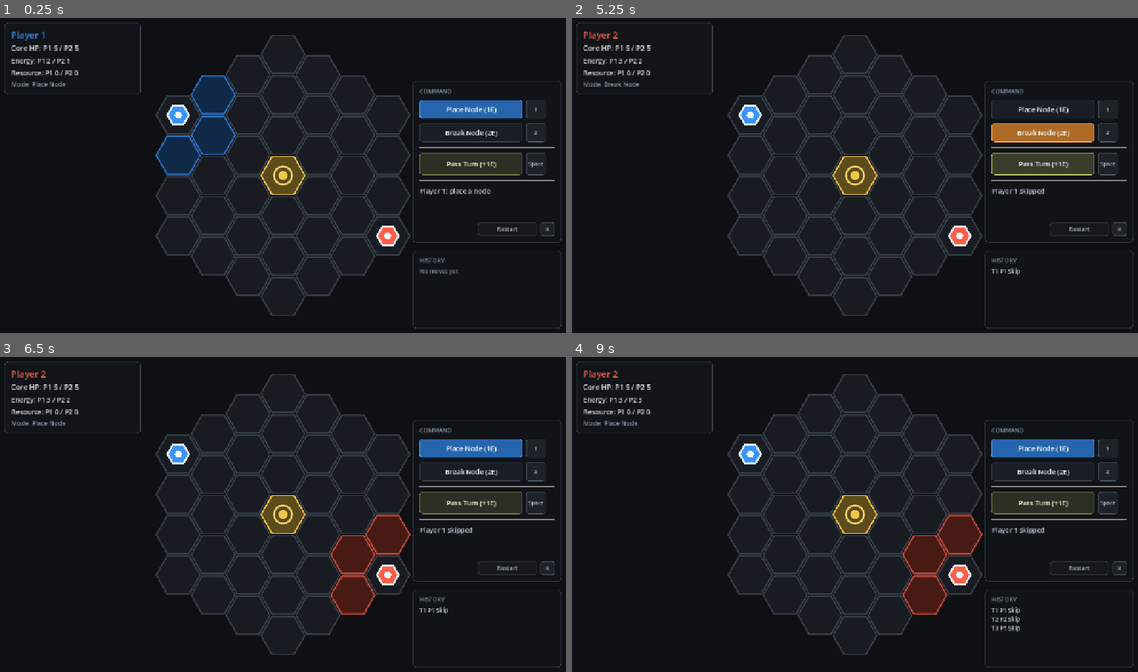
Above: before the commit, frames 1-4 (two rows, left to right).
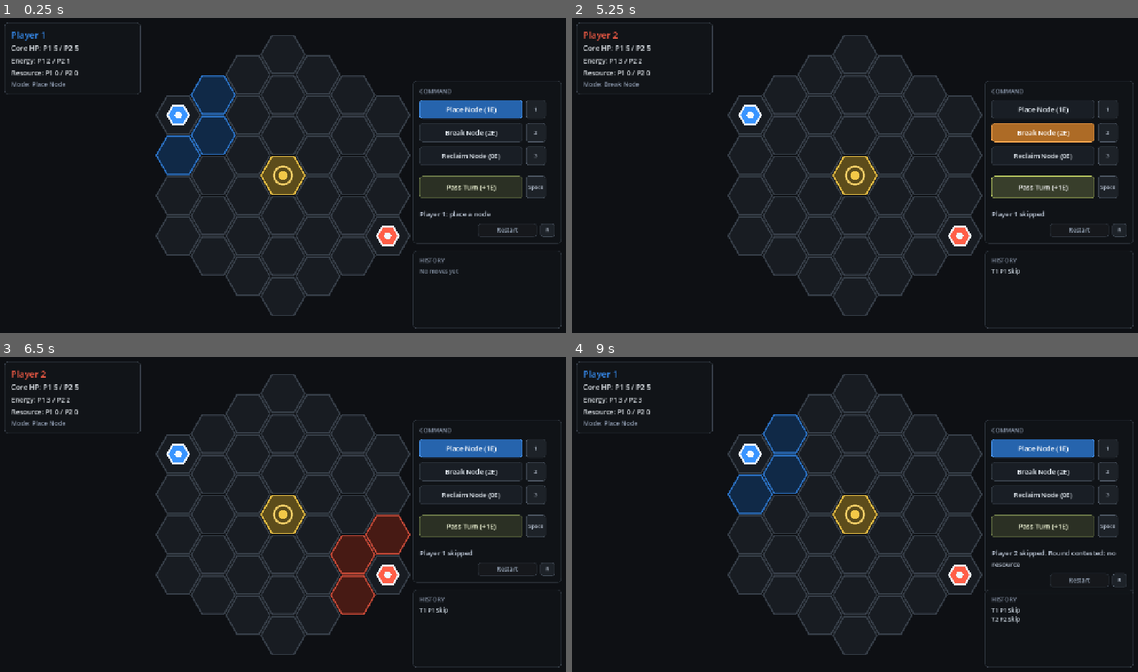
Above: after the commit, the same moments.

Repository: skulhex/hollow-grid
Game: Godot game, scene res://main.tscn
Two runs of this game, one before a commit and one after it. Both use one fixed random seed, a clock stepped at 60 frames per second and the inputs below.
Inputs (mouse positions are in pixels of both pictures, inside the frame that each line leads up to):
- Up to frame 1 (0.25 s): no input
- Up to frame 2 (5.25 s): click (1041, 156) at 0.5 s, where only the run after the commit has a clickable "Reclaim Node (0E)"; click "Restart" at 1.25 s; click "Restart" at 2 s; click "Restart" at 2.75 s; click "Place Node (1E)" at 3.5 s; click "Break Node (2E)" at 4.25 s; click "Pass Turn (+1E)" at 5 s
- Up to frame 3 (6.5 s): click "Place Node (1E)" at 5.75 s
- Up to frame 4 (9 s): click "Break Node (2E)" at 6.5 s; click "Pass Turn (+1E)" at 7.25 s; click (1041, 495) at 8 s, where only the run after the commit has a clickable "Reclaim Node (0E)"; click "Place Node (1E)" at 8.75 s

The runs differ from the first frame. In frame 1, 2.8% of the frame differs, in the area x 72-100%, y 40-72%; in frame 2, 3.2%; in frame 3, 2.8%; in frame 4, 7.7%, in the area x 2-100%, y 4-88%.

Commit message:
Add reclaim node action

Diff:
--- a/game/main.tscn
+++ b/game/main.tscn
@@ -124,6 +124,24 @@
 horizontal_alignment = 1
 vertical_alignment = 1
 
+[node name="ReclaimRow" type="HBoxContainer" parent="HUD/Root/CommandPanel/CommandMargin/CommandVBox"]
+layout_mode = 2
+theme_override_constants/separation = 8
+
+[node name="ReclaimButton" type="Button" parent="HUD/Root/CommandPanel/CommandMargin/CommandVBox/ReclaimRow"]
+custom_minimum_size = Vector2(230, 42)
+layout_mode = 2
+focus_mode = 0
+toggle_mode = true
+text = "Reclaim Node (0E)"
+
+[node name="ReclaimKeyLabel" type="Label" parent="HUD/Root/CommandPanel/CommandMargin/CommandVBox/ReclaimRow"]
+custom_minimum_size = Vector2(44, 42)
+layout_mode = 2
+text = "3"
+horizontal_alignment = 1
+vertical_alignment = 1
+
 [node name="CommandSeparator" type="HSeparator" parent="HUD/Root/CommandPanel/CommandMargin/CommandVBox"]
 layout_mode = 2
 
--- a/game/scripts/board_view.gd
+++ b/game/scripts/board_view.gd
@@ -169,6 +169,9 @@
 	if selected_action_type == GameAction.TYPE_BREAK_NODE:
 		return Color(1.0, 0.62, 0.22)
 
+	if selected_action_type == GameAction.TYPE_RECLAIM_NODE:
+		return Color(0.48, 0.78, 0.38)
+
 	return GameDefs.player_color(match_state.current_player)
 
 
--- a/game/scripts/game_action.gd
+++ b/game/scripts/game_action.gd
@@ -3,6 +3,7 @@
 
 const TYPE_PLACE_NODE := "place_node"
 const TYPE_BREAK_NODE := "break_node"
+const TYPE_RECLAIM_NODE := "reclaim_node"
 const TYPE_SKIP := "skip"
 
 const KEY_TYPE := "type"
@@ -31,6 +32,10 @@
 
 static func break_node(action_player: String, action_cell: Vector2i) -> GameAction:
 	return GameAction.new(TYPE_BREAK_NODE, action_player, action_cell, true)
+
+
+static func reclaim_node(action_player: String, action_cell: Vector2i) -> GameAction:
+	return GameAction.new(TYPE_RECLAIM_NODE, action_player, action_cell, true)
 
 
 static func skip(action_player: String) -> GameAction:
@@ -81,7 +86,7 @@
 	if action_type == TYPE_SKIP:
 		return not has_cell
 
-	return action_type in [TYPE_PLACE_NODE, TYPE_BREAK_NODE] and has_cell
+	return action_type in [TYPE_PLACE_NODE, TYPE_BREAK_NODE, TYPE_RECLAIM_NODE] and has_cell
 
 
 static func _parse_cell(raw_cell: Variant) -> Vector2i:
--- a/game/scripts/hud.gd
+++ b/game/scripts/hud.gd
@@ -17,6 +17,7 @@
 @onready var history_title: Label = $Root/HistoryPanel/HistoryMargin/HistoryVBox/HistoryTitle
 @onready var place_button: Button = $Root/CommandPanel/CommandMargin/CommandVBox/PlaceRow/PlaceButton
 @onready var break_button: Button = $Root/CommandPanel/CommandMargin/CommandVBox/BreakRow/BreakButton
+@onready var reclaim_button: Button = $Root/CommandPanel/CommandMargin/CommandVBox/ReclaimRow/ReclaimButton
 @onready var skip_button: Button = $Root/CommandPanel/CommandMargin/CommandVBox/SkipRow/SkipButton
 @onready var restart_button: Button = $Root/CommandPanel/CommandMargin/CommandVBox/UtilityRow/RestartButton
 @onready var status_label: Label = $Root/CommandPanel/CommandMargin/CommandVBox/StatusLabel
@@ -34,6 +35,7 @@
 @onready var key_labels: Array[Label] = [
 	$Root/CommandPanel/CommandMargin/CommandVBox/PlaceRow/PlaceKeyLabel,
 	$Root/CommandPanel/CommandMargin/CommandVBox/BreakRow/BreakKeyLabel,
+	$Root/CommandPanel/CommandMargin/CommandVBox/ReclaimRow/ReclaimKeyLabel,
 	$Root/CommandPanel/CommandMargin/CommandVBox/SkipRow/SkipKeyLabel,
 	$Root/CommandPanel/CommandMargin/CommandVBox/UtilityRow/RestartKeyLabel,
 ]
@@ -44,6 +46,7 @@
 	_apply_button_text()
 	place_button.pressed.connect(_on_place_pressed)
 	break_button.pressed.connect(_on_break_pressed)
+	reclaim_button.pressed.connect(_on_reclaim_pressed)
 	skip_button.pressed.connect(_on_skip_pressed)
 	restart_button.pressed.connect(_on_restart_pressed)
 
@@ -69,6 +72,7 @@
 
 	place_button.button_pressed = selected_action_type == GameAction.TYPE_PLACE_NODE
 	break_button.button_pressed = selected_action_type == GameAction.TYPE_BREAK_NODE
+	reclaim_button.button_pressed = selected_action_type == GameAction.TYPE_RECLAIM_NODE
 
 	if match_state.finished:
 		status_label.add_theme_color_override("font_color", Color(1.0, 0.78, 0.28))
@@ -107,6 +111,7 @@
 
 	_style_action_button(place_button, Color(0.22, 0.58, 1.0))
 	_style_action_button(break_button, Color(1.0, 0.62, 0.22))
+	_style_action_button(reclaim_button, Color(0.48, 0.78, 0.38))
 	_style_skip_button(skip_button)
 	_style_utility_button(restart_button)
 
@@ -192,6 +197,7 @@
 func _apply_button_text() -> void:
 	place_button.text = "Place Node (%dE)" % MatchState.PLACE_NODE_COST
 	break_button.text = "Break Node (%dE)" % MatchState.BREAK_NODE_COST
+	reclaim_button.text = "Reclaim Node (%dE)" % MatchState.RECLAIM_NODE_COST
 	skip_button.text = "Pass Turn (+%dE)" % MatchState.SKIP_ENERGY_GAIN
 
 
@@ -231,6 +237,8 @@
 			return "Place"
 		GameAction.TYPE_BREAK_NODE:
 			return "Break"
+		GameAction.TYPE_RECLAIM_NODE:
+			return "Reclaim"
 		GameAction.TYPE_SKIP:
 			return "Skip"
 		_:
@@ -253,6 +261,10 @@
 
 func _on_break_pressed() -> void:
 	action_selected.emit(GameAction.TYPE_BREAK_NODE)
+
+
+func _on_reclaim_pressed() -> void:
+	action_selected.emit(GameAction.TYPE_RECLAIM_NODE)
 
 
 func _on_skip_pressed() -> void:
@@ -269,5 +281,7 @@
 			return "Place Node"
 		GameAction.TYPE_BREAK_NODE:
 			return "Break Node"
+		GameAction.TYPE_RECLAIM_NODE:
+			return "Reclaim Node"
 		_:
 			return action_type
--- a/game/scripts/main.gd
+++ b/game/scripts/main.gd
@@ -63,6 +63,8 @@
 			_select_action(GameAction.TYPE_PLACE_NODE)
 		KEY_2:
 			_select_action(GameAction.TYPE_BREAK_NODE)
+		KEY_3:
+			_select_action(GameAction.TYPE_RECLAIM_NODE)
 		KEY_SPACE:
 			_skip_turn()
 		KEY_R:
@@ -87,6 +89,8 @@
 			return _submit_action(GameAction.place_node(match_state.current_player, cell))
 		GameAction.TYPE_BREAK_NODE:
 			return _submit_action(GameAction.break_node(match_state.current_player, cell))
+		GameAction.TYPE_RECLAIM_NODE:
+			return _submit_action(GameAction.reclaim_node(match_state.current_player, cell))
 		_:
 			return {
 				"ok": false,
@@ -101,7 +105,7 @@
 
 
 func _select_action(action_type: String) -> void:
-	if action_type != GameAction.TYPE_PLACE_NODE and action_type != GameAction.TYPE_BREAK_NODE:
+	if action_type != GameAction.TYPE_PLACE_NODE and action_type != GameAction.TYPE_BREAK_NODE and action_type != GameAction.TYPE_RECLAIM_NODE:
 		return
 
 	selected_action_type = action_type
@@ -145,5 +149,7 @@
 			return "Place"
 		GameAction.TYPE_BREAK_NODE:
 			return "Break"
+		GameAction.TYPE_RECLAIM_NODE:
+			return "Reclaim"
 		_:
 			return action_type
--- a/game/scripts/match_state.gd
+++ b/game/scripts/match_state.gd
@@ -16,6 +16,7 @@
 const CORE_DAMAGE_PER_RESOLVE := 1
 const PLACE_NODE_COST := 1
 const BREAK_NODE_COST := 2
+const RECLAIM_NODE_COST := 0
 const SKIP_COST := 0
 
 var board_radius: int
@@ -93,6 +94,8 @@
 			return _apply_place_node(action)
 		GameAction.TYPE_BREAK_NODE:
 			return _apply_break_node(action)
+		GameAction.TYPE_RECLAIM_NODE:
+			return _apply_reclaim_node(action)
 		GameAction.TYPE_SKIP:
 			return _apply_skip(action)
 		_:
@@ -108,6 +111,10 @@
 	return apply_action(GameAction.break_node(current_player, cell))
 
 
+func reclaim_node(cell: Vector2i) -> Dictionary:
+	return apply_action(GameAction.reclaim_node(current_player, cell))
+
+
 func skip_turn() -> Dictionary:
 	return apply_action(GameAction.skip(current_player))
 
@@ -144,6 +151,24 @@
 		return false
 
 	return has_active_neighbor(current_player, cell)
+
+
+func can_reclaim_node(cell: Vector2i) -> bool:
+	if not contains_cell(cell):
+		return false
+
+	var object := get_object(cell)
+
+	if object.is_empty():
+		return false
+
+	if object.get("type") != OBJECT_NODE:
+		return false
+
+	if object.get("owner") != current_player:
+		return false
+
+	return object.get("disabled", false)
 
 
 func can_target_action(action_type: String, cell: Vector2i) -> bool:
@@ -162,6 +187,8 @@
 			return can_place_node(cell)
 		GameAction.TYPE_BREAK_NODE:
 			return can_break_node(cell)
+		GameAction.TYPE_RECLAIM_NODE:
+			return can_reclaim_node(cell)
 		_:
 			return false
 
@@ -176,6 +203,8 @@
 			return PLACE_NODE_COST
 		GameAction.TYPE_BREAK_NODE:
 			return BREAK_NODE_COST
+		GameAction.TYPE_RECLAIM_NODE:
+			return RECLAIM_NODE_COST
 		GameAction.TYPE_SKIP:
 			return SKIP_COST
 		_:
@@ -307,6 +336,21 @@
 	objects[cell_key(action.cell)]["disabled"] = true
 	objects[cell_key(action.cell)]["active"] = false
 	_complete_successful_action(action, "%s disabled an enemy node" % GameDefs.player_label(current_player))
+	return _result(true, status_message, action)
+
+
+func _apply_reclaim_node(action: GameAction) -> Dictionary:
+	if not can_reclaim_node(action.cell):
+		status_message = "%s cannot reclaim that cell" % GameDefs.player_label(current_player)
+		return _result(false, status_message, action)
+
+	if not can_afford_action(current_player, action.action_type):
+		status_message = action_energy_requirement_message(action.action_type)
+		return _result(false, status_message, action)
+
+	_spend_energy(current_player, RECLAIM_NODE_COST)
+	objects.erase(cell_key(action.cell))
+	_complete_successful_action(action, "%s reclaimed a disabled node" % GameDefs.player_label(current_player))
 	return _result(true, status_message, action)
 
 
@@ -575,6 +619,8 @@
 			return "place"
 		GameAction.TYPE_BREAK_NODE:
 			return "break"
+		GameAction.TYPE_RECLAIM_NODE:
+			return "reclaim"
 		GameAction.TYPE_SKIP:
 			return "skip"
 		_:
